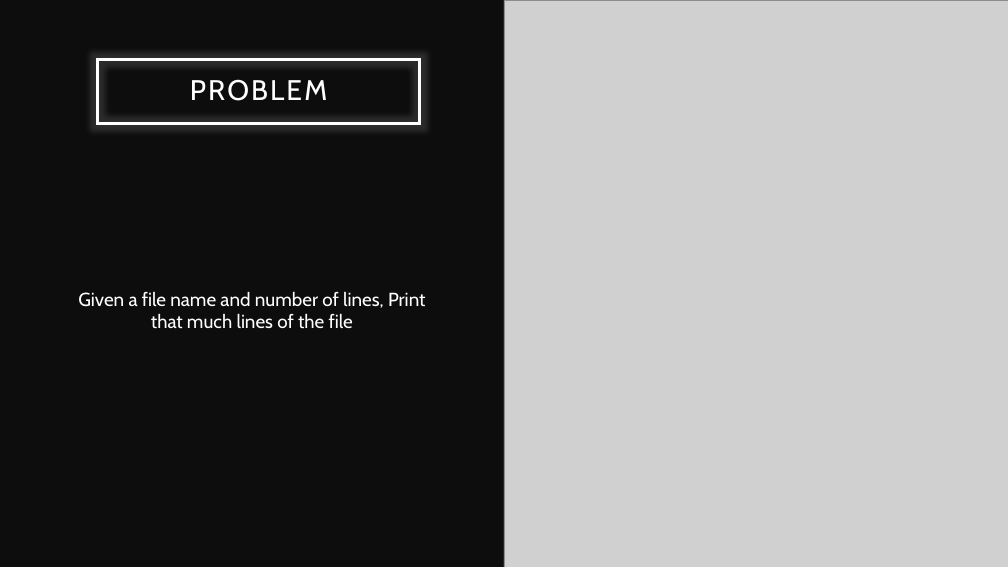
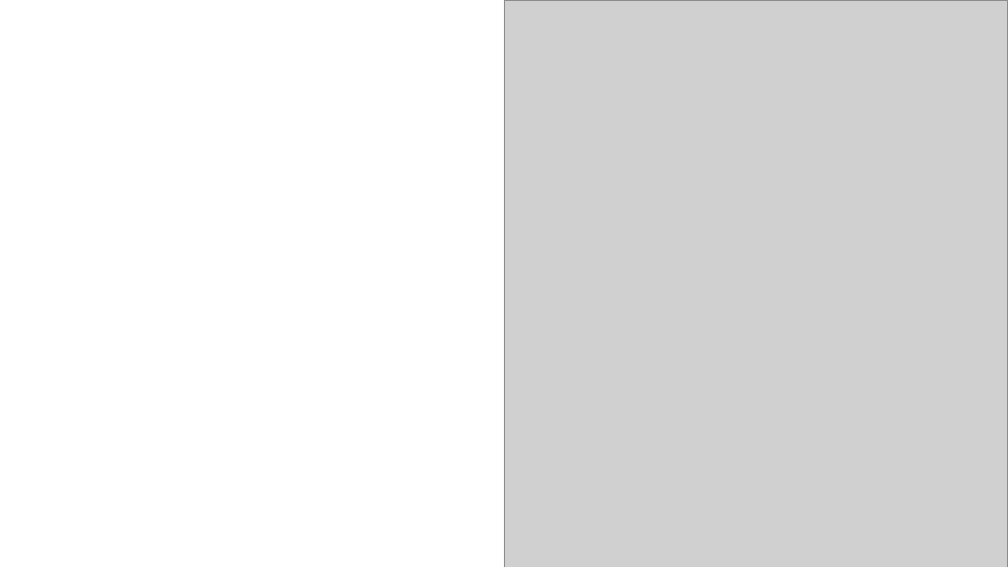
Before and after one commit to t0p3/PyQt-Project, a slide deck: slide 2 of FOSS LAB PROJECT.pptm. Drawn at 1008x567 pixels with LibreOffice and Linux fonts; fonts in the diff are those of the drawing; grey boxes stand for pictures. Boxes give left, top, right and bottom in pixels: in the first picture for what was removed or moved away, otherwise in the second. Text is boxed around its words. In the diff, an @@ line names an element or a change of style, - is before the commit and + after.

```diff
--- a/FOSS LAB PROJECT.pptm
+++ b/FOSS LAB PROJECT.pptm
@@ rectangle at box(0, 0, 504, 567): fill #0D0D0D to #FFFFFF @@
@@ rectangle at box(98, 60, 419, 123): title to rectangle @@
@@ text in rectangle at box(190, 79, 328, 101): text removed @@
-PROBLEM
@@ subtitle removed at box(78, 292, 426, 329) @@
-Given a file name and number of lines, Print that much lines of the file
```
Also in this commit, not shown: 7 other slides changed.
